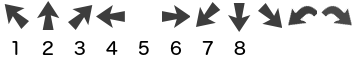
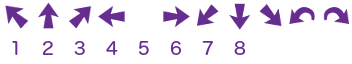
Revision of a layered 352 × 64 image; what changed, layer by layer:
renamed "Pasted Layer #6" to "Pasted Layer #19", opacity 89% → 100%, moved it above "Pasted Layer #18", painted on it over [321, 5, 352, 26]
renamed "Pasted Layer #7" to "Pasted Layer #18", opacity 95% → 100%, moved it above "Pasted Layer #17", painted on it over [288, 5, 317, 26]
renamed "Pasted Layer #8" to "Pasted Layer #17", moved it above "Pasted Layer #16", painted on it over [258, 3, 282, 28]
renamed "Pasted Layer #9" to "Pasted Layer #16", moved it above "Pasted Layer #15", painted on it over [228, 3, 251, 32]
renamed "Pasted Layer #10" to "Pasted Layer #15", moved it above "Pasted Layer #14", painted on it over [196, 2, 221, 27]
renamed "Pasted Layer #11" to "Pasted Layer #14", painted on it over [162, 5, 190, 28]
renamed "Pasted Layer #5" to "Pasted Layer #13", painted on it over [96, 5, 125, 28]
renamed "Pasted Layer #4" to "Pasted Layer #2", painted on it over [68, 5, 93, 30]
renamed "Pasted Layer #3" to "Pasted Layer", painted on it over [37, 1, 60, 30]
renamed "Pasted Layer #12" to "markers.png", moved it above "Pasted Layer #1", painted on it over [4, 4, 29, 29]
painted on "12345678" over [12, 41, 246, 55]
